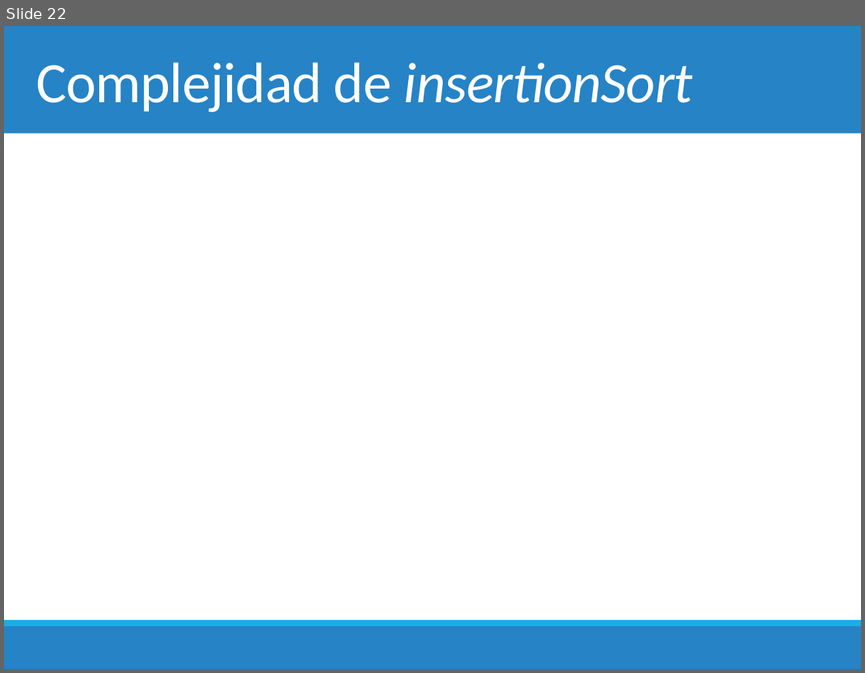
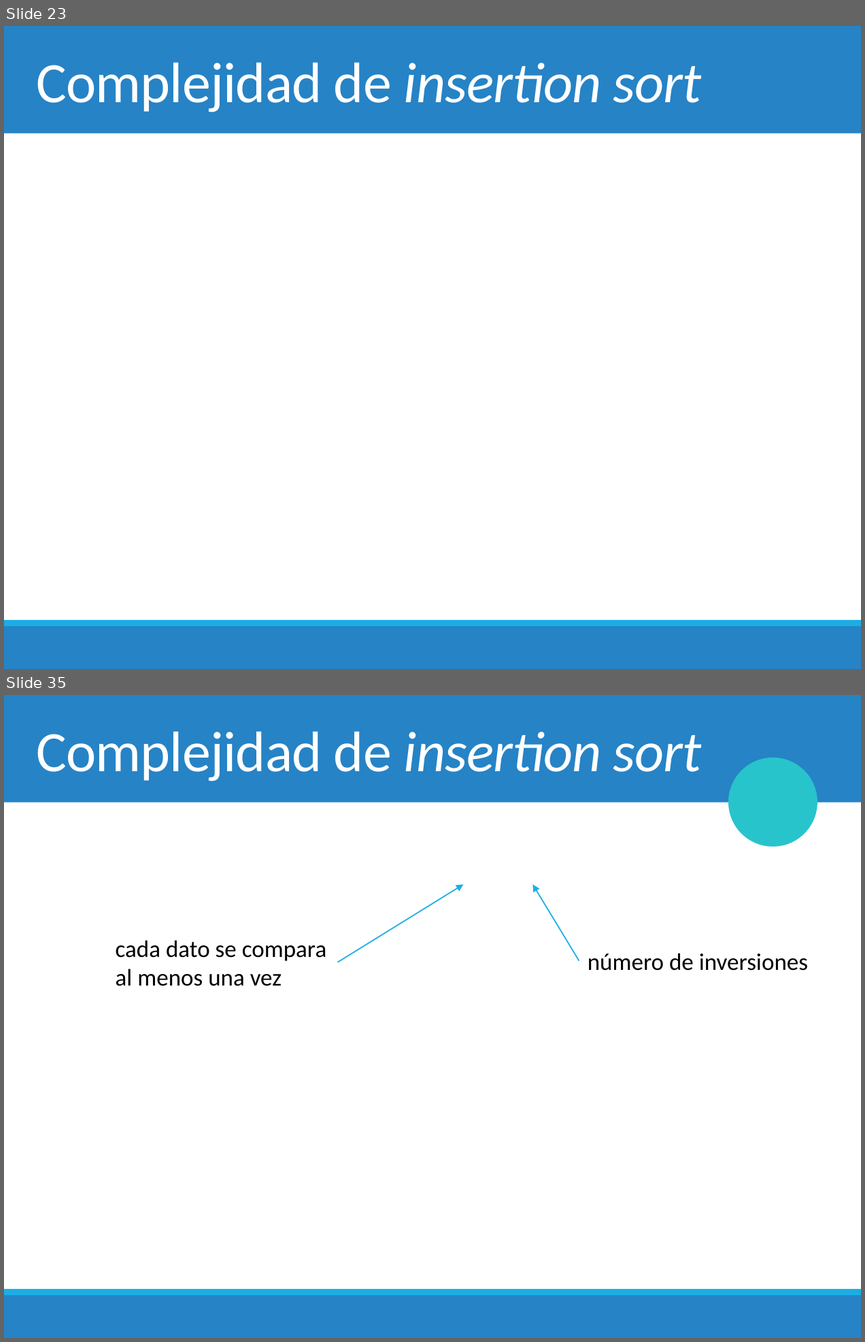
Before and after one commit to chris-carstens/2020-2, a slide deck: Clases/01 - Selection & Insertion sort/01. Selection & Insertion sort.pptx. Shown one above the other, each under a label of ours: slide 22 before the commit, slides 23 and 35 after it; the slides between them are not shown. The pictures are 865x673 and 865x1342 pixels, drawn with LibreOffice and Linux fonts; fonts in the diff are those of the drawing; grey boxes stand for pictures; background and template pictures are left out. Boxes give left, top, right and bottom in pixels: in the first picture for what was removed or moved away, otherwise in the second. Text is boxed around its words. In the diff, an @@ line names an element or a change of style, - is before the commit and + after.

```diff
--- a/Clases/01 - Selection & Insertion sort/01. Selection & Insertion sort.pptx
+++ b/Clases/01 - Selection & Insertion sort/01. Selection & Insertion sort.pptx
@@ slide 35 added at [4, 695, 861, 1338], background #FFFFFF; not listed: 3 template elements that a slide beside it also shows @@
@@ title added at [36, 731, 702, 781], 48 pt, text #FFFFFF @@
+Complejidad de insertion sort
@@ ellipse added at [730, 758, 816, 845], fill #28C4CC, outline #28C4CC 2 pt @@
@@ arrow added from (337, 962) to (463, 884), #1CADE4 1 pt @@
@@ arrow added from (579, 961) to (532, 884), #1CADE4 1 pt @@
@@ text added at [116, 940, 327, 986], 20 pt, text #000000 @@
+cada dato se compara
+al menos una vez
@@ text added at [587, 953, 808, 970], 20 pt, text #000000 @@
+número de inversiones
@@ what was slide 22 is now slide 23 @@
@@ slide 23 changed as well @@
@@ title at [36, 62, 702, 112]: text changed @@
-Complejidad de insertionSort
+Complejidad de insertion sort
```
Also in this commit, not shown: 2 other slides changed, 15 other slides added, 1 other file.
